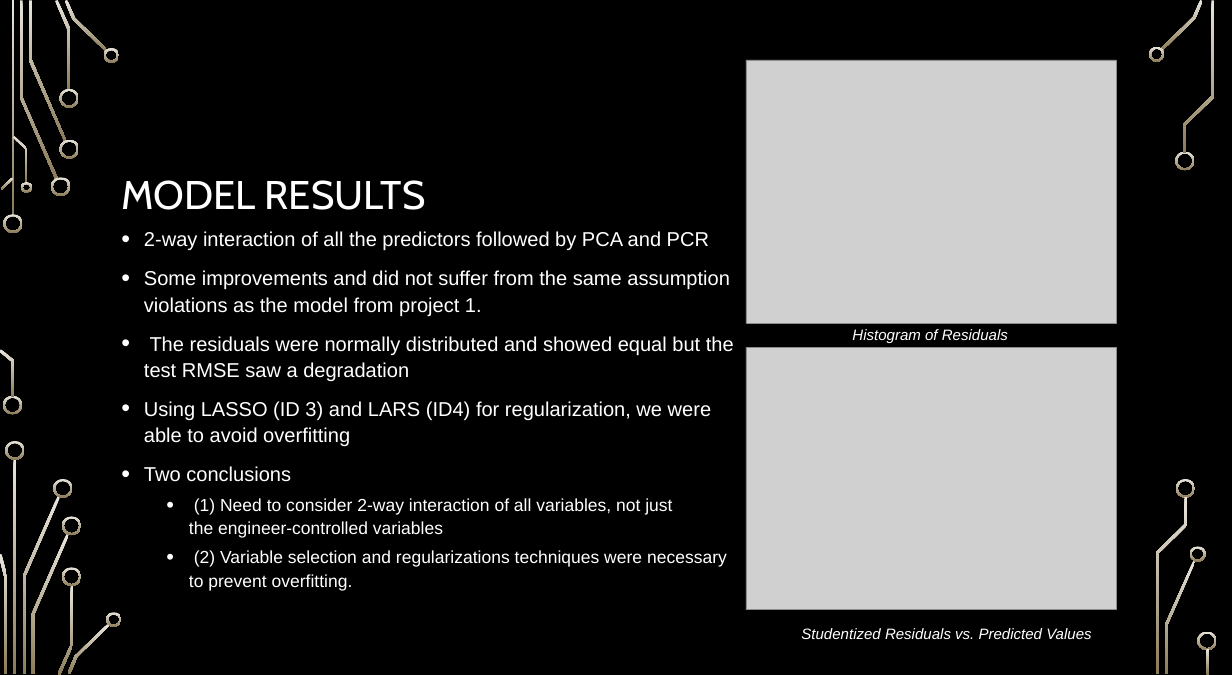
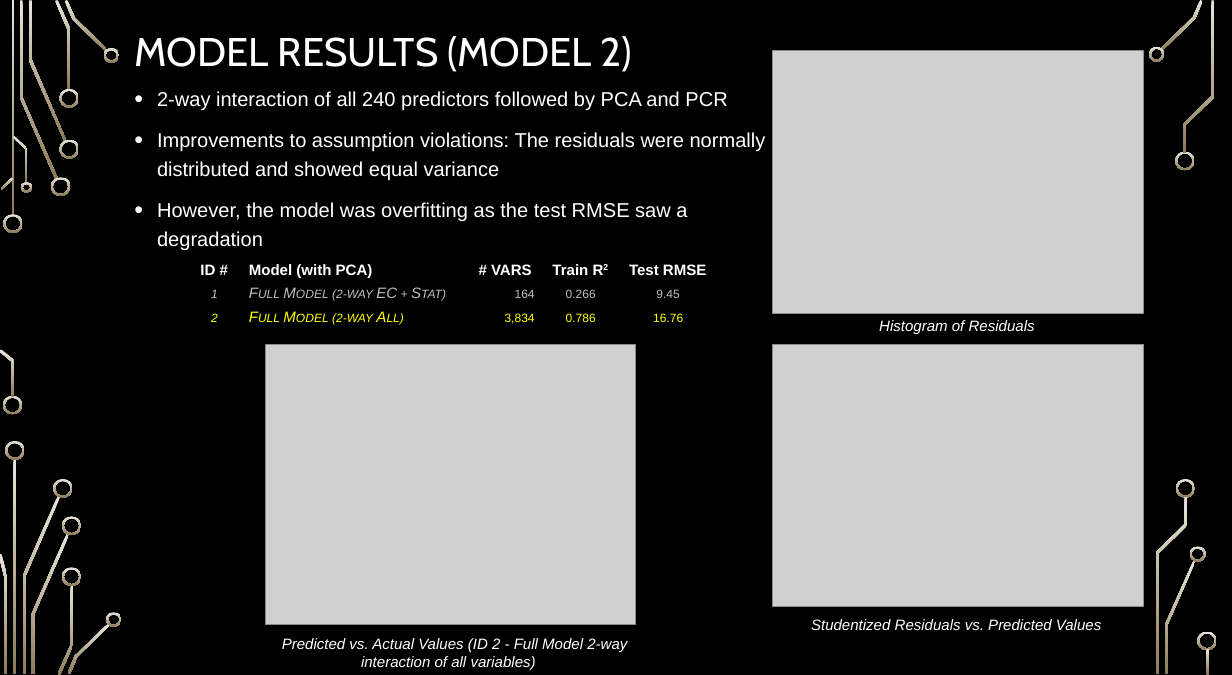
Before and after one commit to ngupta23/PredictingPerformanceIntegratedCircuits, a slide deck: slide 10 of Presentation/MSDS6372_Project2_Presentation.pptx. Drawn at 1232x675 pixels with LibreOffice and Linux fonts; fonts in the diff are those of the drawing; grey boxes stand for pictures; background and template pictures are left out. Boxes give left, top, right and bottom in pixels: in the first picture for what was removed or moved away, otherwise in the second. Text is boxed around its words. In the diff, an @@ line names an element or a change of style, - is before the commit and + after.

Commit message:
Final Presentation

```diff
--- a/Presentation/MSDS6372_Project2_Presentation.pptx
+++ b/Presentation/MSDS6372_Project2_Presentation.pptx
@@ title at (x1=134, y1=36, x2=632, y2=72): text changed @@
-MODEL RESULTS
+MODEL RESULTS (MODEL 2)
@@ picture moved from (x1=746, y1=60, x2=1116, y2=324) to (x1=773, y1=51, x2=1144, y2=314) @@
@@ text at (x1=157, y1=91, x2=766, y2=250): text changed; size 23.9 to 24 pt @@
-• 2-way interaction of all the predictors followed by PCA and PCR
-• Some improvements and did not suffer from the same assumption violations as the model from project 1.
-• The residuals were normally distributed and showed equal but the test RMSE saw a degradation
-• Using LASSO (ID 3) and LARS (ID4) for regularization, we were able to avoid overfitting
-• Two conclusions
-  • (1) Need to consider 2-way interaction of all variables, not just the engineer-controlled variables
-  • (2) Variable selection and regularizations techniques were necessary to prevent overfitting.
+• 2-way interaction of all 240 predictors followed by PCA and PCR
+• Improvements to assumption violations: The residuals were normally distributed and showed equal variance
+• However, the model was overfitting as the test RMSE saw a degradation
@@ table added at (x1=190, y1=258, x2=719, y2=330), 3 rows, 5 columns @@
+ID # | Model (with PCA) | # VARS | Train R2 | Test RMSE
+1 | Full Model (2-way EC + Stat) | 164 | 0.266 | 9.45
+2 | Full Model (2-way All) | 3,834 | 0.786 | 16.76
@@ text "Histogram of Residuals" moved from (x1=852, y1=329, x2=1008, y2=343) to (x1=879, y1=320, x2=1035, y2=334) @@
@@ picture added at (x1=265, y1=344, x2=636, y2=625) @@
@@ picture moved from (x1=746, y1=347, x2=1116, y2=610) to (x1=773, y1=344, x2=1144, y2=607) @@
@@ text "Studentized Residuals vs. Predicted Values" moved from (x1=801, y1=628, x2=1091, y2=639) to (x1=811, y1=619, x2=1101, y2=630) @@
@@ text added at (x1=282, y1=638, x2=627, y2=670), 18 pt, text #FFFFFF, italic @@
+Predicted vs. Actual Values (ID 2 - Full Model 2-way interaction of all variables)
```
Also in this commit, not shown: 10 other slides changed, 1 slide added.
